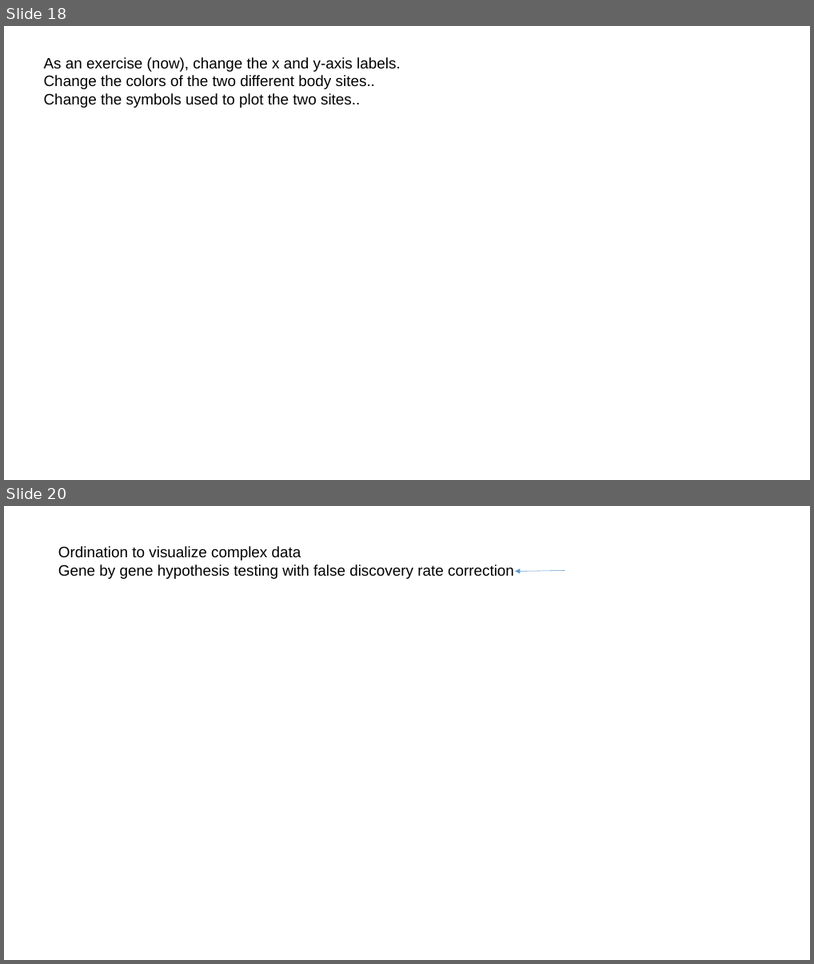
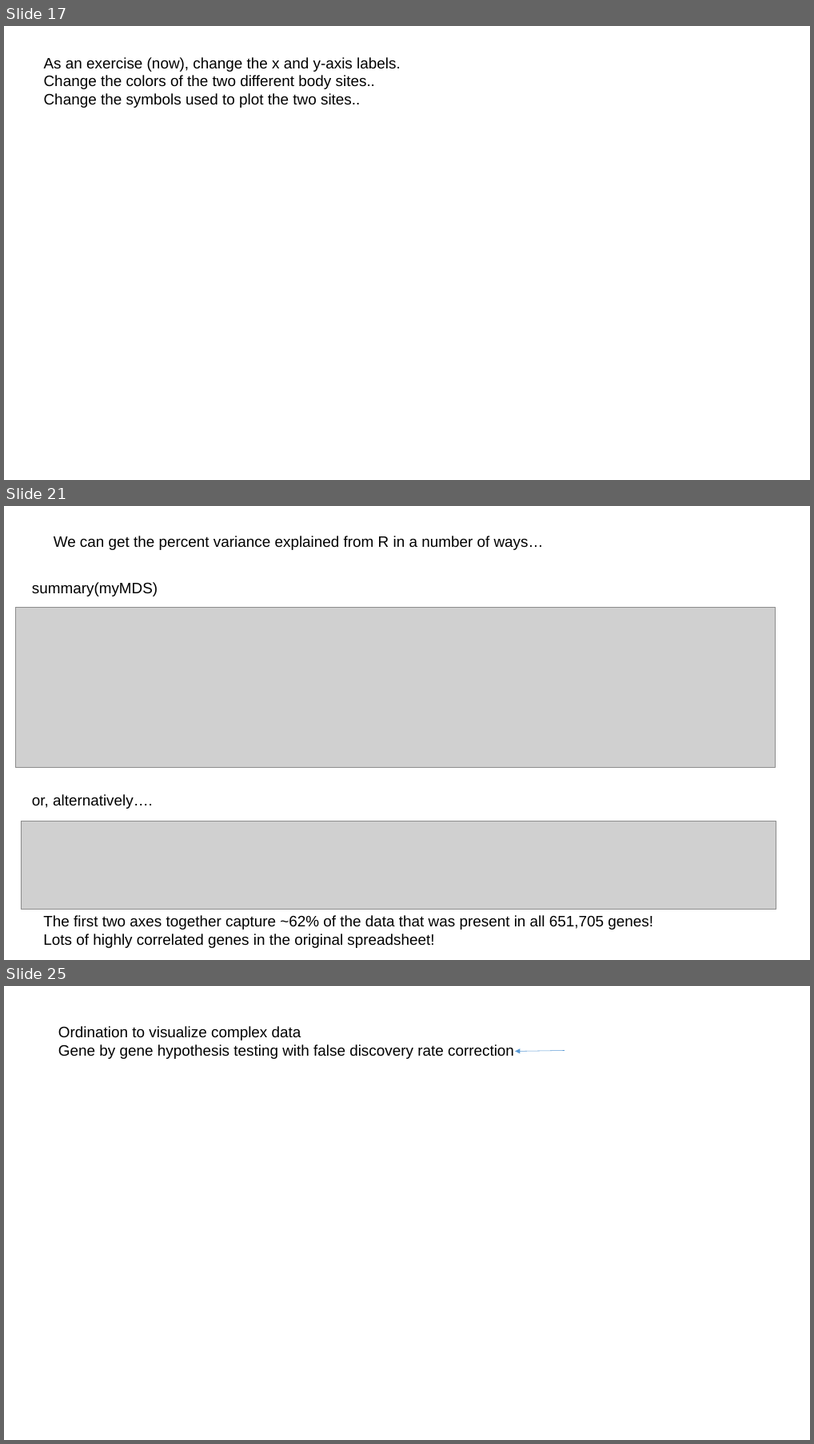
Before and after one commit to afodor/afodor.github.io, a slide deck: classes/ChapelHill2016/ChapelHillWorkshop_Fodor.pptx. Shown one above the other, each under a label of ours: slides 18 and 20 before the commit, slides 17, 21 and 25 after it; the slides between them are not shown. The pictures are 814x964 and 814x1444 pixels, drawn with LibreOffice and Linux fonts; fonts in the diff are those of the drawing; grey boxes stand for pictures. Boxes give left, top, right and bottom in pixels: in the first picture for what was removed or moved away, otherwise in the second. Text is boxed around its words. In the diff, an @@ line names an element or a change of style, - is before the commit and + after.

```diff
--- a/classes/ChapelHill2016/ChapelHillWorkshop_Fodor.pptx
+++ b/classes/ChapelHill2016/ChapelHillWorkshop_Fodor.pptx
@@ slide 21 added at (x1=4, y1=506, x2=810, y2=960), background #FFFFFF @@
@@ text added at (x1=54, y1=536, x2=544, y2=550), 18 pt, text #000000 @@
+We can get the percent variance explained from R in a number of ways…
@@ text added at (x1=32, y1=582, x2=158, y2=596), 18 pt, text #000000 @@
+summary(myMDS)
@@ picture added at (x1=15, y1=607, x2=776, y2=768) @@
@@ text added at (x1=32, y1=794, x2=153, y2=808), 18 pt, text #000000 @@
+or, alternatively….
@@ picture added at (x1=21, y1=820, x2=777, y2=909) @@
@@ text added at (x1=43, y1=915, x2=654, y2=948), 18 pt, text #000000 @@
+The first two axes together capture ~62% of the data that was present in all 651,705 genes!
+Lots of highly correlated genes in the original spreadsheet!
@@ what was slide 18 is now slide 17 @@
@@ what was slide 20 is now slide 25 @@
```
Also in this commit, not shown: 3 slides changed, 4 other slides added.
